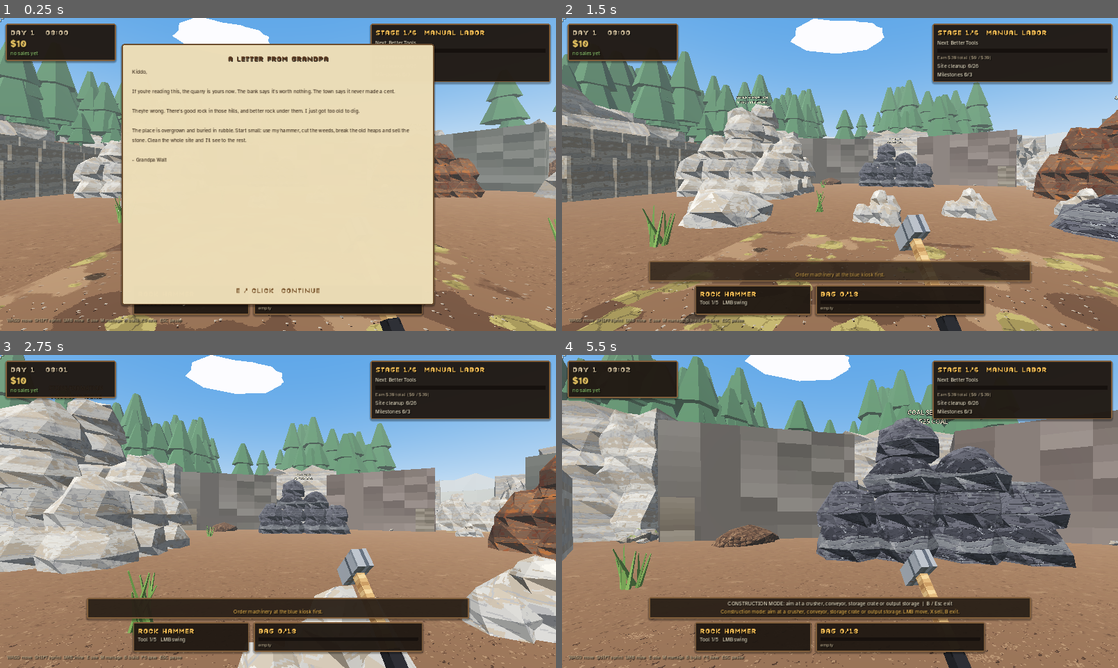
Above: before the commit, frames 1-4 (two rows, left to right).
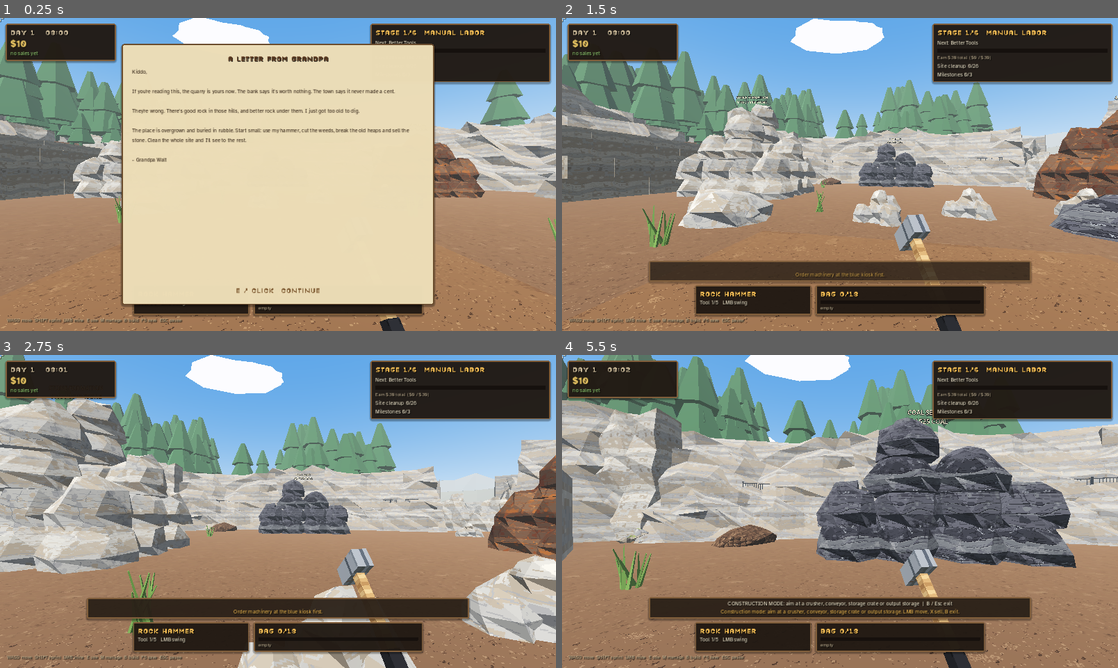
Above: after the commit, the same moments.

Repository: jafetmora79-lab/Quarry-Days
Game: Godot game, scene res://Main.tscn
Two runs of this game, one before a commit and one after it. Both use one fixed random seed, a clock stepped at 60 frames per second and the inputs below.
Inputs (mouse positions are in pixels of both pictures, inside the frame that each line leads up to):
- Up to frame 1 (0.25 s): no input
- Up to frame 2 (1.5 s): tap Enter at 0.5 s; move the mouse to (867, 174) at 0.52 s; hold E (interact) 0.53-1.28 s; hold W (move_forward) from 0.53 s (still down); click (867, 174) at 0.67 s; tap Space at 0.77 s; move the mouse to (812, 174) at 1.27 s; tap P (place_machine) at 1.35 s
- Up to frame 3 (2.75 s): keep holding W (move_forward); tap Space at 1.52 s; move the mouse to (289, 505) at 2.02 s; hold R (rotate_machine) from 2.03 s (still down)
- Up to frame 4 (5.5 s): keep holding W (move_forward); move the mouse to (834, 517) at 2.77 s; release R (rotate_machine) at 2.78 s; tap Shift (sprint) at 2.85 s; click (834, 517) at 2.92 s; tap Space at 3.02, 3.77, 4.52 s; move the mouse to (878, 514) at 3.52 s; tap M at 3.6 s; move the mouse to (795, 508) at 4.27 s; tap G at 4.35 s; move the mouse to (845, 511) at 5.02 s; tap B at 5.1 s; click (845, 511) at 5.17 s

The runs differ from the first frame. In frame 1, 9.1% of the frame differs, in the area x 0-100%, y 30-100%; in frame 2, 12%; in frame 3, 6.7%; in frame 4, 18%, in the area x 6-100%, y 17-62%.

Commit message:
Walls and ground: dress every ring piece (not just the first of each name), calm road/yard ground materials, no chamfer seams, lighter hillside rock
Co-Authored-By: Claude Sonnet 5.5 <noreply@anthropic.com>
Claude-Session: https://claude.ai/code/session_01BdFm1yVtnu8eVQTLcJwNBQ

Diff:
--- /dev/null
+++ b/assets/materials/M_QD_GroundRoad.tres
@@ -0,0 +1,12 @@
+[gd_resource type="StandardMaterial3D" load_steps=2 format=3]
+
+[ext_resource type="Texture2D" path="res://assets/textures/T_QD_QuarryFloor.png" id="1_albedo"]
+
+[resource]
+resource_name = "M_QD_GroundRoad"
+albedo_color = Color(1.08, 1.04, 0.96, 1)
+albedo_texture = ExtResource("1_albedo")
+metallic_specular = 0.2
+roughness = 0.95
+uv1_scale = Vector3(0.25, 0.25, 1)
+texture_filter = 4
--- /dev/null
+++ b/assets/materials/M_QD_GroundYard.tres
@@ -0,0 +1,12 @@
+[gd_resource type="StandardMaterial3D" load_steps=2 format=3]
+
+[ext_resource type="Texture2D" path="res://assets/textures/T_QD_QuarryFloor.png" id="1_albedo"]
+
+[resource]
+resource_name = "M_QD_GroundYard"
+albedo_color = Color(0.97, 0.96, 0.93, 1)
+albedo_texture = ExtResource("1_albedo")
+metallic_specular = 0.2
+roughness = 0.95
+uv1_scale = Vector3(0.25, 0.25, 1)
+texture_filter = 4
--- a/scripts/art/mesh_kit.gd
+++ b/scripts/art/mesh_kit.gd
@@ -183,7 +183,7 @@
 	rng.seed = seed
 	var hw := size.x * 0.5
 	var hd := size.z * 0.5
-	var cut := [rng.randf_range(0.03, 0.09) * size.x, rng.randf_range(0.03, 0.09) * size.x, rng.randf_range(0.03, 0.09) * size.z, rng.randf_range(0.03, 0.09) * size.z]
+	var cut := [rng.randf_range(0.008, 0.016) * size.x, rng.randf_range(0.008, 0.016) * size.x, rng.randf_range(0.008, 0.016) * size.z, rng.randf_range(0.008, 0.016) * size.z]
 	var ring := [Vector2(-hw + cut[0], -hd), Vector2(hw - cut[1], -hd), Vector2(hw, -hd + cut[1]), Vector2(hw, hd - cut[2]),
 		Vector2(hw - cut[2], hd), Vector2(-hw + cut[3], hd), Vector2(-hw, hd - cut[3]), Vector2(-hw, -hd + cut[0])]
 	var tilt_x := rng.randf_range(-0.008, 0.008)  # nearly flat: neighbouring blocks must read as one continuous face
--- a/scripts/art/quarry_art.gd
+++ b/scripts/art/quarry_art.gd
@@ -214,11 +214,11 @@
 				dirt.quad(q[0], q[1], q[2], q[3])
 	pit_cap = MeshKit.inst(root, cap.mesh(), _material("ExcavatedDirt"))
 	# Haul roads (dirt), yard (gravel) and pads (concrete).
-	quad_flat(M_DIRT_ROAD, Vector3(0, 0, 4.5), Vector2(7.0, 10.0), 0.0, 0.018)            # pit entrance ramp
-	quad_flat(M_DIRT_ROAD, Vector3(19.5, 0, 7.5), Vector2(21.0, 4.0), 0.0, 0.02)         # road to the expansion
-	quad_flat(M_DIRT_ROAD, Vector3(34.0, 0, 4.0), Vector2(10.0, 4.0), -0.35, 0.02)
-	quad_flat(M_DIRT_ROAD, Vector3(5.5, 0, 13.0), Vector2(4.0, 6.0), 0.0, 0.022)         # garage apron road
-	quad_flat(M_GRAVEL, Vector3(2.0, 0, 9.0), Vector2(26.0, 5.0), 0.0, 0.016)            # processing yard
+	quad_flat("GroundRoad", Vector3(0, 0, 4.5), Vector2(7.0, 10.0), 0.0, 0.018)            # pit entrance ramp
+	quad_flat("GroundRoad", Vector3(19.5, 0, 7.5), Vector2(21.0, 4.0), 0.0, 0.02)         # road to the expansion
+	quad_flat("GroundRoad", Vector3(34.0, 0, 4.0), Vector2(10.0, 4.0), -0.35, 0.02)
+	quad_flat("GroundRoad", Vector3(5.5, 0, 13.0), Vector2(4.0, 6.0), 0.0, 0.022)         # garage apron road
+	quad_flat("GroundYard", Vector3(2.0, 0, 9.0), Vector2(26.0, 5.0), 0.0, 0.016)            # processing yard
 	quad_flat(M_CONCRETE, Vector3(5.0, 0, 19.2), Vector2(19.6, 6.6), 0.0, 0.024)         # garage slab
 	quad_flat(M_CONCRETE, Vector3(-14.0, 0, 12.0), Vector2(6.4, 6.4), 0.0, 0.024)        # office pad
 	quad_flat(M_CONCRETE, Vector3(14.0, 0, 12.0), Vector2(6.0, 6.0), 0.0, 0.024)         # shed pad
@@ -263,15 +263,21 @@
 		if cs == null or not cs.shape is BoxShape3D:
 			continue
 		var size: Vector3 = cs.shape.size
-		if nm.begins_with("Cliff") or nm.begins_with("Expansion cliff") or nm.begins_with("Excavated rim"):
+		# Duplicate names are auto-renamed by the engine, so the name only identifies the first piece of each kind.
+		# Classify by the collision box instead: tall long blocks are cliffs, low long blocks are rims.
+		var long_side := maxf(size.x, size.z)
+		var is_rim: bool = absf(size.y - 2.2) < 0.05 and long_side >= 8.0 and n.collision_layer == 1 and not n.has_meta("ground")
+		var is_cliff: bool = absf(size.y - 6.0) < 0.05 and long_side >= 8.0 and n.collision_layer == 1 and not n.has_meta("ground")
+		var is_exp: bool = is_cliff and n.position.x > 28.0
+		if is_rim or is_cliff:
 			_hide(n)
 			seed += 1
 			var mesh := MeshKit.Soup.new()
-			var low := nm.begins_with("Excavated rim")
+			var low := is_rim
 			var length := maxf(size.x, size.z) + (0.8 if low else 1.6)
 			var depth := minf(size.x, size.z) + (0.4 if low else 0.8)
 			var turn := PI if size.x >= size.z else PI * 0.5
-			if nm.begins_with("Expansion cliff") and n.position.z > 0.0:
+			if is_exp and n.position.z > 0.0:
 				turn = 0.0 # south wall of the expansion faces north (-Z)
 			MeshKit.cliff_into(mesh, length, size.y + (0.3 if low else 0.9), depth, seed, 2 if low else 4,
 				Transform3D(Basis(Vector3.UP, turn), Vector3(0, -size.y * 0.5, 0)))
--- a/scripts/excavation.gd
+++ b/scripts/excavation.gd
@@ -121,7 +121,7 @@
 	var hw := (rx1 - rx0) * 0.5
 	var hl := length * 0.5 + 0.15
 	rs.quad(xf * Vector3(-hw, 0, -hl), xf * Vector3(-hw, 0, hl), xf * Vector3(hw, 0, hl), xf * Vector3(hw, 0, -hl))
-	MeshKit.inst(visuals, rs.mesh(), MeshKit.mat(QuarryArt.M_DIRT_ROAD))
+	MeshKit.inst(visuals, rs.mesh(), MeshKit.mat("GroundRoad"))
 	var curb := MeshKit.Soup.new()
 	MeshKit.box_into(curb, Vector3.ZERO, Vector3(0.25, 0.35, length - 0.6), Vector2.ONE, Transform3D(Basis(Vector3.RIGHT, -ang), Vector3(rx1 + 0.15, -depth * 0.5 + 0.17, (rz_top + rz_bot) * 0.5)))
 	MeshKit.inst(visuals, curb.mesh(), MeshKit.mat("Hazard"))
--- a/scripts/pit_zone.gd
+++ b/scripts/pit_zone.gd
@@ -204,7 +204,7 @@
 	# ground
 	var road := MeshKit.Soup.new()
 	_cell_quads(road, -corr_w * 0.5, corr_w * 0.5, -corr_len, 3.0, 0.015, 1.0)
-	MeshKit.inst(vis, road.mesh(), MeshKit.mat(QuarryArt.M_DIRT_ROAD))
+	MeshKit.inst(vis, road.mesh(), MeshKit.mat("GroundRoad"))
 	var plat := MeshKit.Soup.new()
 	_cell_quads(plat, -plat_w * 0.5, plat_w * 0.5, z1, z0, 0.01, 3.0, true)
 	MeshKit.inst(vis, plat.mesh(), MeshKit.mat("ExcavatedDirt"))
@@ -220,7 +220,7 @@
 	var hw := ramp_w * 0.5
 	var hl := length * 0.5 + 0.1
 	rs.quad(rxf * Vector3(-hw, 0, -hl), rxf * Vector3(-hw, 0, hl), rxf * Vector3(hw, 0, hl), rxf * Vector3(hw, 0, -hl))
-	MeshKit.inst(vis, rs.mesh(), MeshKit.mat(QuarryArt.M_DIRT_ROAD))
+	MeshKit.inst(vis, rs.mesh(), MeshKit.mat("GroundRoad"))
 	var wedge := MeshKit.Soup.new()   # side faces of the ramp's solid fill (right triangles)
 	for side in [-1.0, 1.0]:
 		var xw: float = side * hw
Binary file changed: assets/textures/T_QD_CutLimestone.png
